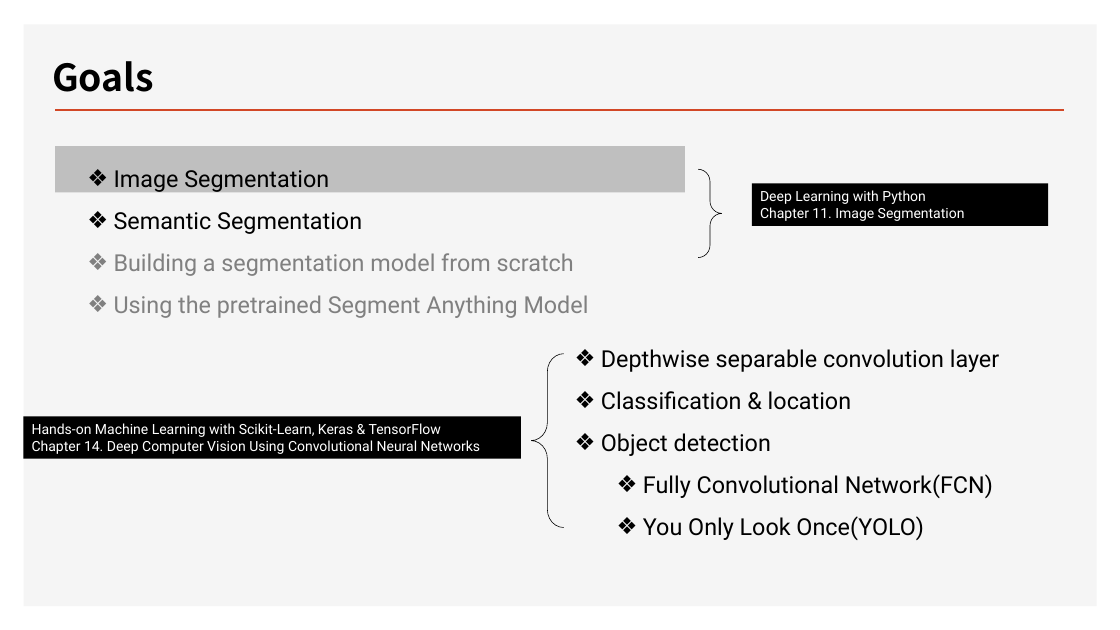
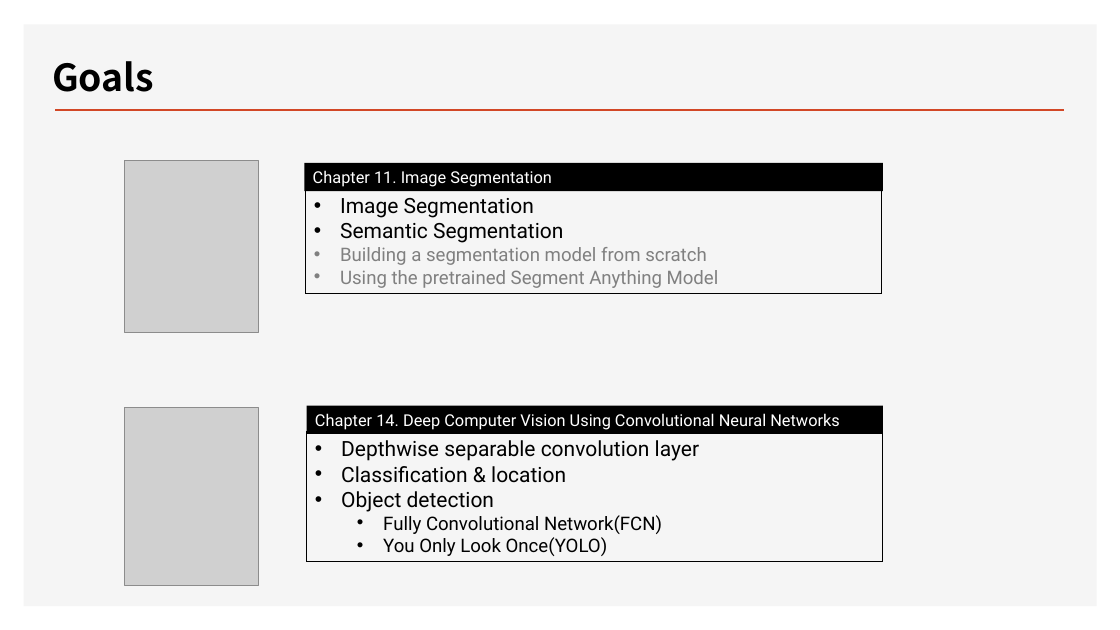
Before and after one commit to ancestor9/2026_Fall_Deep-Learning-with-Python, a slide deck: slide 2 of Chapter 11 Image segmentation.pptx. Drawn at 1120x630 pixels with LibreOffice and Linux fonts; fonts in the diff are those of the drawing; grey boxes stand for pictures; background and template pictures are left out. Boxes give left, top, right and bottom in pixels: in the first picture for what was removed or moved away, otherwise in the second. Text is boxed around its words. In the diff, an @@ line names an element or a change of style, - is before the commit and + after.

```diff
--- a/Chapter 11 Image segmentation.pptx
+++ b/Chapter 11 Image segmentation.pptx
@@ rectangle removed at box(55, 146, 686, 192) @@
@@ picture added at box(125, 160, 259, 332) @@
@@ rectangle "Chapter 11. Image Segmentation" at box(304, 163, 883, 192): size 12 to 14 pt @@
@@ rectangle "Chapter 11. Image Segmentation": place and size @@
-rectangle "Chapter 11. Image Segmentation" at box(752, 183, 1049, 225)
+rectangle "Chapter 11. Image Segmentation" at box(304, 163, 883, 192)
@@ right brace removed at box(698, 170, 722, 258) @@
@@ rectangle "Image Segmentation": place and size @@
-rectangle "Image Segmentation" at box(114, 170, 589, 318)
+rectangle "Image Segmentation" at box(306, 188, 882, 293)
@@ rectangle "Image Segmentation" at box(306, 188, 882, 293): size 20 to 18 pt in "Image Segmentation", "Semantic Segmentation"; size 20 to 16 pt in "Building a segmentation model from scratch", "Using the pretrained Segment Anything Model"; bullet ❖ to •; line spacing 1.5 to 1; outline none to #000000 0.75 pt @@
@@ text in rectangle at box(760, 190, 926, 204): paragraph removed @@
-Deep Learning with Python
@@ left brace removed at box(531, 354, 564, 528) @@
@@ picture added at box(125, 408, 259, 586) @@
@@ rectangle "Chapter 14. Deep Computer Vision ...": place and size @@
-rectangle "Chapter 14. Deep Computer Vision ..." at box(24, 417, 521, 459)
+rectangle "Chapter 14. Deep Computer Vision ..." at box(307, 406, 883, 434)
@@ rectangle "Chapter 14. Deep Computer Vision ..." at box(307, 406, 883, 434): size 12 to 14 pt @@
@@ text in rectangle at box(32, 423, 441, 437): paragraph removed @@
-Hands-on Machine Learning with Scikit-Learn, Keras & TensorFlow
@@ rectangle "Depthwise separable convolution layer": place and size @@
-rectangle "Depthwise separable convolution layer" at box(601, 349, 999, 540)
+rectangle "Depthwise separable convolution layer" at box(307, 432, 883, 562)
@@ rectangle "Depthwise separable convolution layer" at box(307, 432, 883, 562): size 20 to 18 pt in "Depthwise separable convolution layer", "Classification & location", "Object detection"; size 20 to 16 pt in "Fully Convolutional Network(FCN)", "You Only Look Once(YOLO)"; bullet ❖ to •; line spacing 1.5 to 1; outline none to #000000 0.75 pt @@
```
Also in this commit, not shown: 19 other slides changed, 4 slides added, 3 slides removed.
